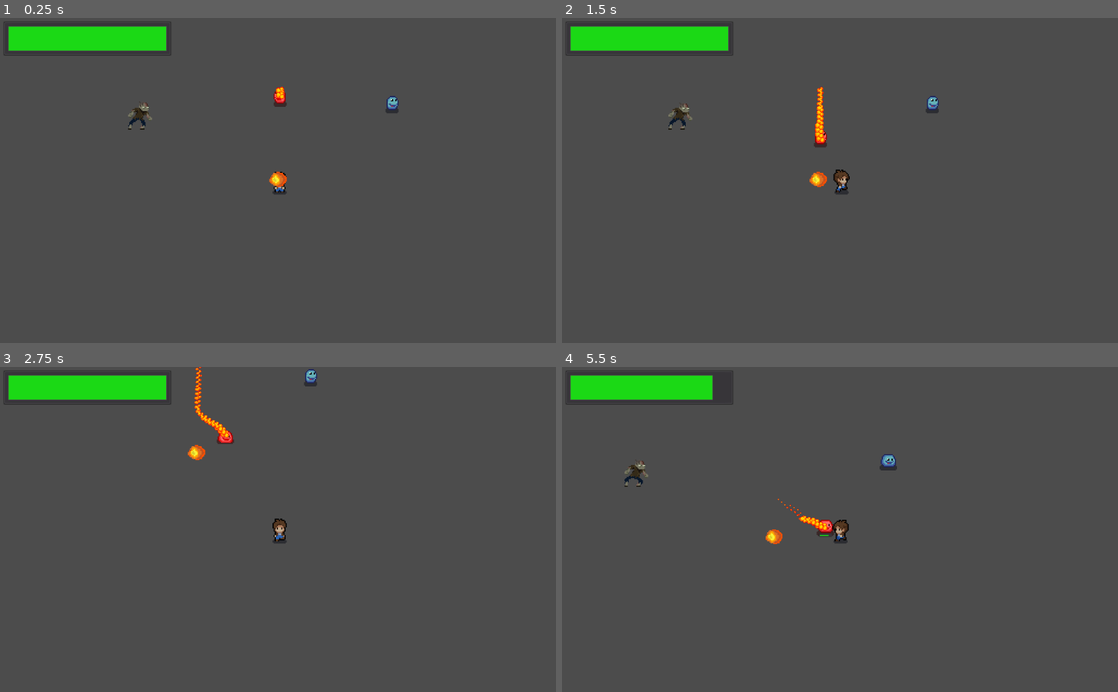
Above: before the commit, frames 1-4 (two rows, left to right).
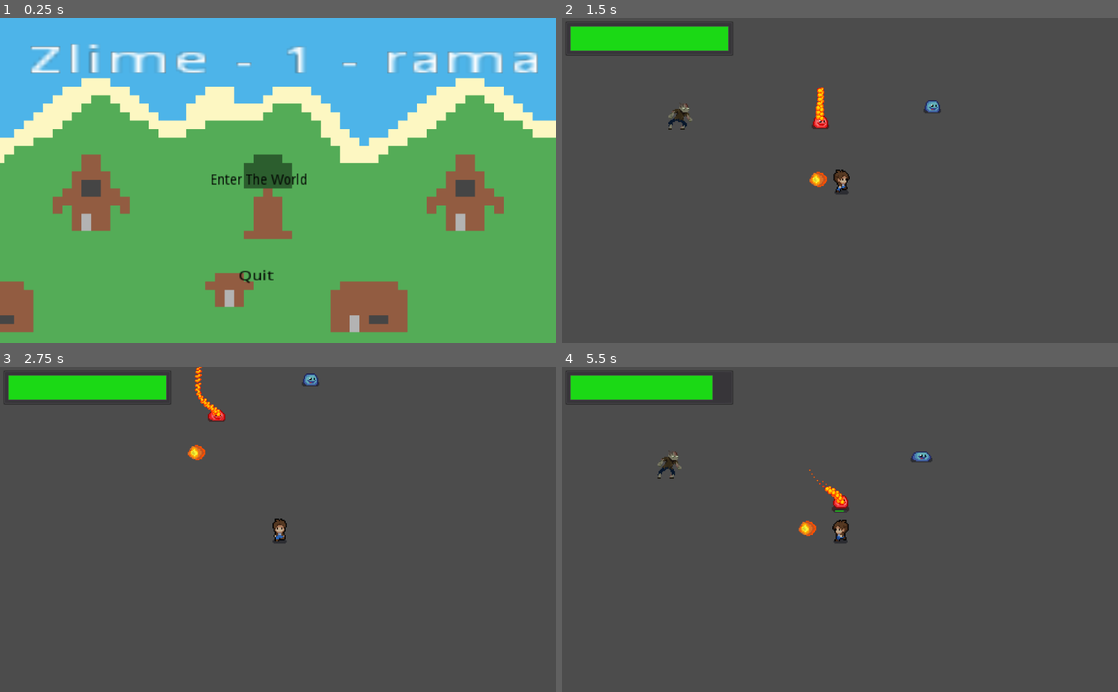
Above: after the commit, the same moments.

Repository: Limelark/DDU_slime_v2
Game: Godot game, scene res://StartScreen.tscn
Same seed, same stepped clock (60 frames per second), same inputs: the game is played once before the commit and once after it. Before the commit the project starts from res://Scenes/Realworld.tscn.
Inputs (mouse positions are in pixels of both pictures, inside the frame that each line leads up to):
- Up to frame 1 (0.25 s): no input
- Up to frame 2 (1.5 s): click (817, 177) at 0.5 s, where only the run after the commit has a clickable "Enter The World"; hold Right (ui_right) from 1.28 s (still down); tap E (attack) at 1.35 s
- Up to frame 3 (2.75 s): release Right (ui_right) at 2.03 s; hold Down (ui_down) from 2.03 s (still down); tap E (attack) at 2.1 s
- Up to frame 4 (5.5 s): release Down (ui_down) at 2.78 s; hold Right (ui_right) 2.78-3.53 s; tap E (attack) every 0.75 s from 2.85 to 5.1 s; hold Up (ui_up) 3.53-4.28 s; hold Left (ui_left) from 4.28 s (still down)

The runs differ from the first frame. In frame 1, 99% of the frame differs, in the area x 0-100%, y 0-100%; in frame 2, 0.5%; in frame 3, 0.6%; in frame 4, 1.2%.

Commit message:
StartScreen2

Diff:
--- /dev/null
+++ b/Karls del DDU/StartScreen.gd
@@ -0,0 +1,20 @@
+extends Node2D
+
+
+# Declare member variables here. Examples:
+# var a = 2
+# var b = "text"
+
+
+# Called when the node enters the scene tree for the first time.
+func _ready():
+	pass # Replace with function body.
+
+
+# Called every frame. 'delta' is the elapsed time since the previous frame.
+#func _process(delta):
+#	pass
+
+
+func _on_Start_pressed():
+	get_tree().change_scene("res://Scenes/Realworld.tscn")
--- a/Karls del DDU/StartScreen.tscn
+++ b/Karls del DDU/StartScreen.tscn
@@ -1,17 +1,46 @@
-[gd_scene format=2]
+[gd_scene load_steps=3 format=2]
+
+[ext_resource path="res://Skærmbillede 2023-10-10 kl. 09.41.33.png" type="Texture" id=1]
+[ext_resource path="res://StartScreen.gd" type="Script" id=2]
 
 [node name="StartScreen" type="Node2D"]
 position = Vector2( 0, -5 )
 scale = Vector2( 1.5, 1.5 )
+script = ExtResource( 2 )
 
 [node name="Node2D" type="Node2D" parent="."]
+position = Vector2( -182, -100.667 )
+
+[node name="Sprite" type="Sprite" parent="Node2D"]
+position = Vector2( 1942, 638 )
+scale = Vector2( 0.347654, 0.306526 )
+texture = ExtResource( 1 )
+offset = Vector2( -3762.36, -1093.03 )
+
+[node name="Sprite2" type="Sprite" parent="Node2D"]
+position = Vector2( 1482.67, 638 )
+scale = Vector2( 0.347654, 0.306526 )
+texture = ExtResource( 1 )
+offset = Vector2( -3762.36, -1093.03 )
+
+[node name="Sprite3" type="Sprite" parent="Node2D"]
+position = Vector2( 1016, 638 )
+scale = Vector2( 0.347654, 0.306526 )
+texture = ExtResource( 1 )
+offset = Vector2( -3762.36, -1093.03 )
+
+[node name="Sprite4" type="Sprite" parent="Node2D"]
+position = Vector2( 556.667, 638 )
+scale = Vector2( 0.347654, 0.306526 )
+texture = ExtResource( 1 )
+offset = Vector2( -3762.36, -1093.03 )
 
 [node name="Start" type="Button" parent="."]
 self_modulate = Color( 0, 0, 0, 0 )
-margin_left = 380.0
-margin_top = 257.333
-margin_right = 564.0
-margin_bottom = 354.333
+margin_left = 198.0
+margin_top = 156.666
+margin_right = 382.0
+margin_bottom = 253.666
 rect_scale = Vector2( 1.2386, 0.912842 )
 
 [node name="Sprite" type="Sprite" parent="Start"]
@@ -29,10 +58,10 @@
 
 [node name="Quit" type="Button" parent="."]
 self_modulate = Color( 0, 0, 0, 0 )
-margin_left = 399.8
-margin_top = 381.333
-margin_right = 524.8
-margin_bottom = 449.333
+margin_left = 217.8
+margin_top = 280.666
+margin_right = 342.8
+margin_bottom = 348.666
 rect_scale = Vector2( 1.55341, 1.16084 )
 
 [node name="Sprite2" type="Sprite" parent="Quit"]
@@ -48,13 +77,12 @@
 text = "Quit
 "
 
-[node name="Camera2D" type="Camera2D" parent="."]
-position = Vector2( 510, 310 )
-
 [node name="Label" type="Label" parent="."]
-margin_left = 156.0
-margin_top = 64.0
-margin_right = 259.0
-margin_bottom = 78.0
+margin_left = 30.6667
+margin_top = 34.6667
+margin_right = 133.667
+margin_bottom = 48.6667
 rect_scale = Vector2( 6.17451, 3.29983 )
 text = "Zlime - 1 - rama"
+
+[connection signal="pressed" from="Start" to="." method="_on_Start_pressed"]
--- a/Karls del DDU/project.godot
+++ b/Karls del DDU/project.godot
@@ -11,7 +11,7 @@
 [application]
 
 config/name="Ddu Stads 4 Real"
-run/main_scene="res://Scenes/Realworld.tscn"
+run/main_scene="res://StartScreen.tscn"
 
 [autoload]
 
Binary file added: Karls del DDU/Skærmbillede 2023-10-10 kl. 09.41.33.png
Not shown, added: Karls del DDU/Skærmbillede 2023-10-10 kl. 09.41.33.png.import
Not shown, changed: Karls del DDU/.DS_Store
